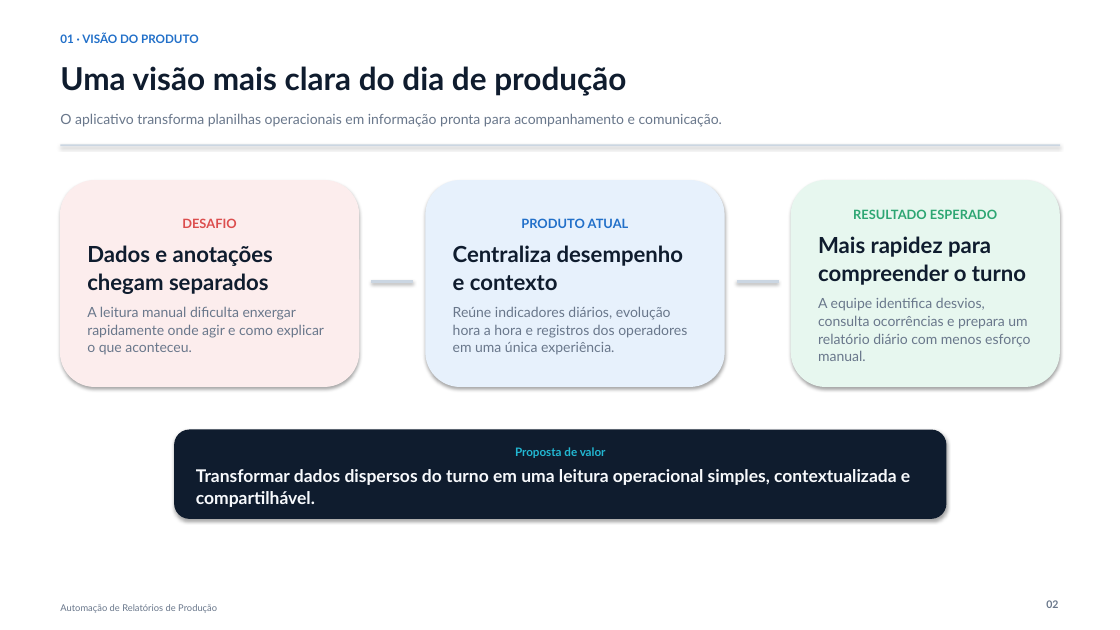
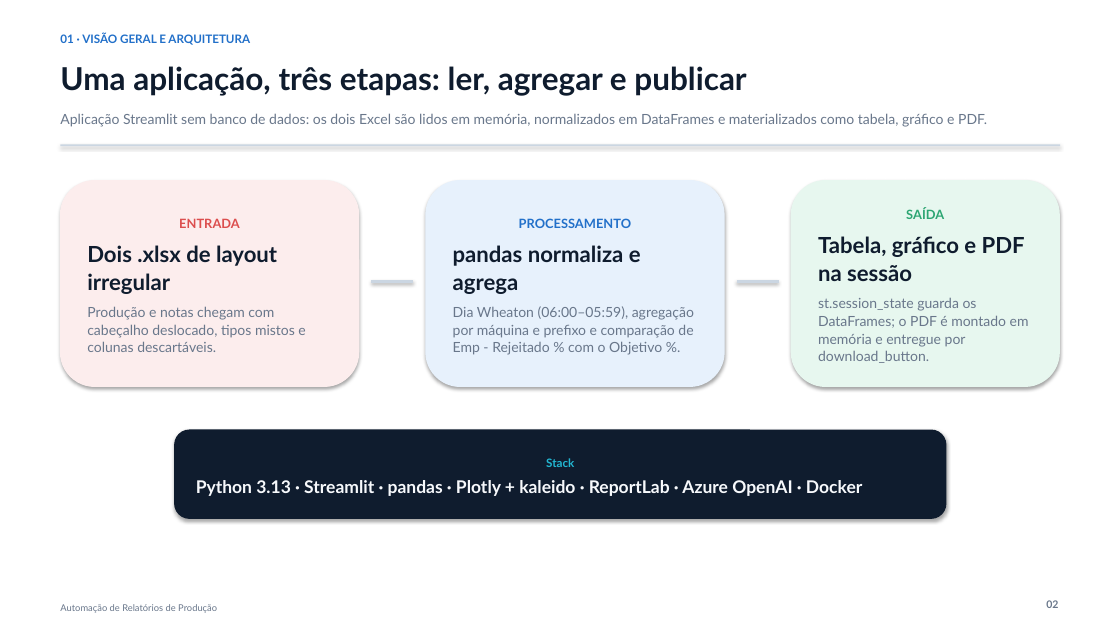
Before and after one commit to lucasz-g/aut-producao-wheaton, a slide deck: slide 2 of docs/visao-geral-app-atual.pptx. Drawn at 1120x630 pixels with LibreOffice and Linux fonts; fonts in the diff are those of the drawing. Boxes give left, top, right and bottom in pixels: in the first picture for what was removed or moved away, otherwise in the second. Text is boxed around its words. In the diff, an @@ line names an element or a change of style, - is before the commit and + after.

Commit message:
Gráficos de desvios na aplicação e no relatório

```diff
--- a/docs/visao-geral-app-atual.pptx
+++ b/docs/visao-geral-app-atual.pptx
@@ text at box(60, 33, 250, 45): text changed @@
-01 · VISÃO DO PRODUTO
+01 · VISÃO GERAL E ARQUITETURA
@@ text at box(60, 66, 746, 96): text changed @@
-Uma visão mais clara do dia de produção
+Uma aplicação, três etapas: ler, agregar e publicar
@@ text at box(60, 113, 987, 127): text changed @@
-O aplicativo transforma planilhas operacionais em informação pronta para acompanhamento e comunicação.
+Aplicação Streamlit sem banco de dados: os dois Excel são lidos em memória, normalizados em DataFrames e materializados como tabela, gráfico e PDF.
@@ text in rounded rectangle at box(818, 208, 1029, 363): text changed @@
-RESULTADO ESPERADO
-Mais rapidez para compreender o turno
-A equipe identifica desvios, consulta ocorrências e prepara um relatório diário com menos esforço manual.
+SAÍDA
+Tabela, gráfico e PDF na sessão
+st.session_state guarda os DataFrames; o PDF é montado em memória e entregue por download_button.
@@ text in rounded rectangle at box(87, 218, 305, 352): text changed @@
-DESAFIO
-Dados e anotações chegam separados
-A leitura manual dificulta enxergar rapidamente onde agir e como explicar o que aconteceu.
+ENTRADA
+Dois .xlsx de layout irregular
+Produção e notas chegam com cabeçalho deslocado, tipos mistos e colunas descartáveis.
@@ text in rounded rectangle at box(453, 218, 694, 355): text changed @@
-PRODUTO ATUAL
-Centraliza desempenho e contexto
-Reúne indicadores diários, evolução hora a hora e registros dos operadores em uma única experiência.
+PROCESSAMENTO
+pandas normaliza e agrega
+Dia Wheaton (06:00–05:59), agregação por máquina e prefixo e comparação de Emp - Rejeitado % com o Objetivo %.
@@ text in rounded rectangle at box(196, 458, 862, 496): text changed @@
-Proposta de valor
-Transformar dados dispersos do turno em uma leitura operacional simples, contextualizada e compartilhável.
+Stack
+Python 3.13 · Streamlit · pandas · Plotly + kaleido · ReportLab · Azure OpenAI · Docker
```
Also in this commit, not shown: 4 other slides changed, 7 other files.
